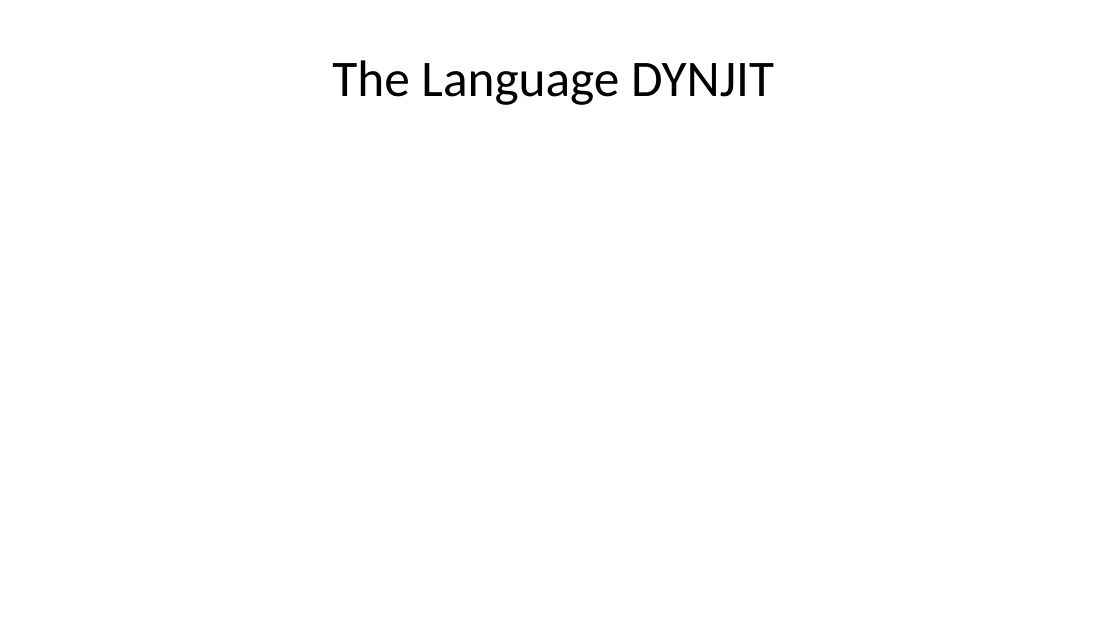
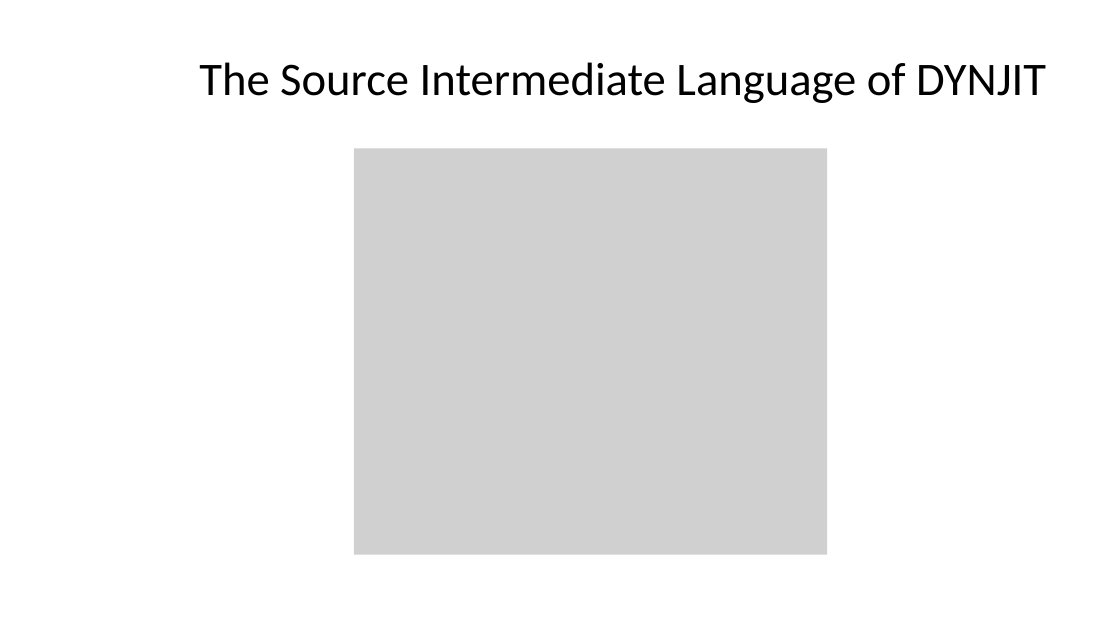
Before and after one commit to thautwarm/Site-32, a slide deck: slide 8 of src/Others/slides/impl0.pptx (slide 9 before the commit). Drawn at 1120x630 pixels with LibreOffice and Linux fonts; fonts in the diff are those of the drawing; grey boxes stand for pictures. Boxes give left, top, right and bottom in pixels: in the first picture for what was removed or moved away, otherwise in the second. Text is boxed around its words. In the diff, an @@ line names an element or a change of style, - is before the commit and + after.

```diff
--- a/src/Others/slides/impl0.pptx
+++ b/src/Others/slides/impl0.pptx
@@ title at (199,62,1046,103): text changed; size 44 to 40 pt @@
-The Language DYNJIT
+The Source Intermediate Language of DYNJIT
@@ picture added at (354,149,827,555) @@
```
Also in this commit, not shown: 6 other slides changed, 5 slides added, 1 slide removed.
